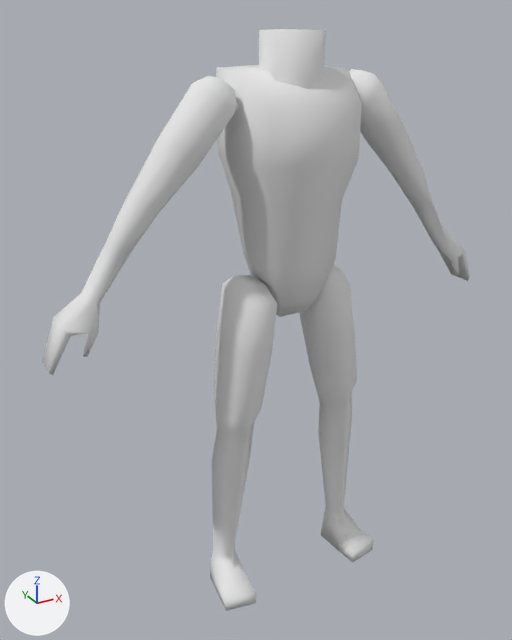
The Blender file art/characters/robot/workrobot.blend as it was, and as the next commit left it.
Rendered twice from a camera (50 mm lens) standing at (-6.77, -11.03, 32.12) and looking at (-0.48, 0.39, 26.41). Every picture has the same lights, and +X, +Y and +Z are marked at lower left.

In view in the first picture: 'OBJ0000185.001'.
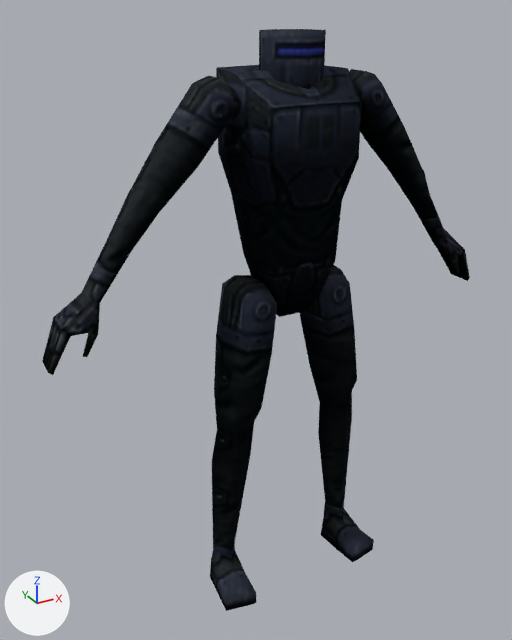
The newer file is also rescaled (x0.15), turned or shifted as a whole; pictures and numbers use the older file's frame.

Pixel boxes [x1, y1, x2, y2] of what changed, in the pictures (512 x 640 px):
'OBJ0000185.001', surface changed (grey to black): [42, 29, 470, 611] in both

The edits, one by one:
Picture 'workrobot' (img_workrobot) is new.
In material 'Material' (mat_material), base_color is no longer (0.8, 0.8, 0.8), white #e7e7e7.
Material 'Material' (mat_material) is now built by principled_material('Material') instead of diffuse_material('Material').
In material 'Material' (mat_material), texture is now set to img_workrobot, with its transparency.
In material 'Material' (mat_material), specular_ior_level is now set to 0.0.
